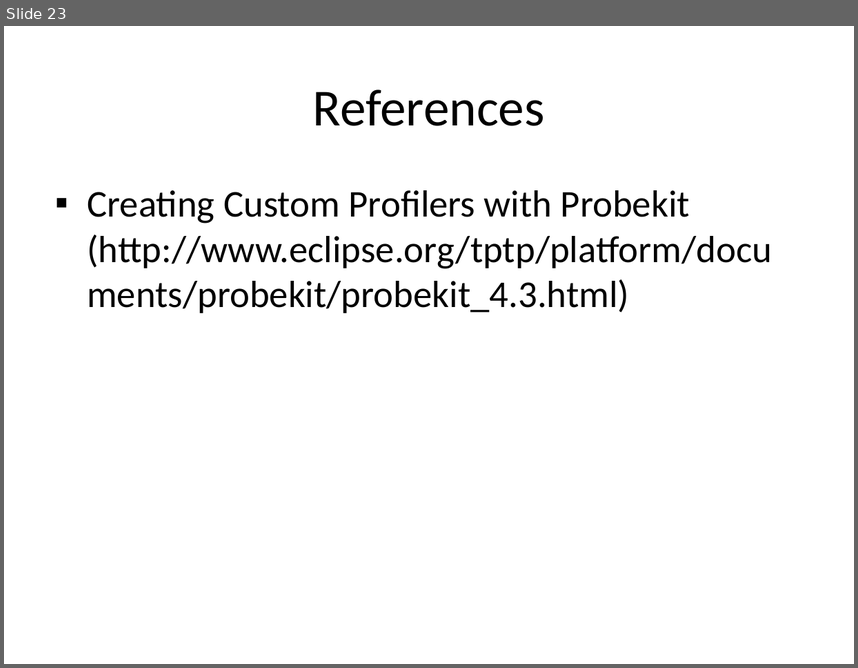
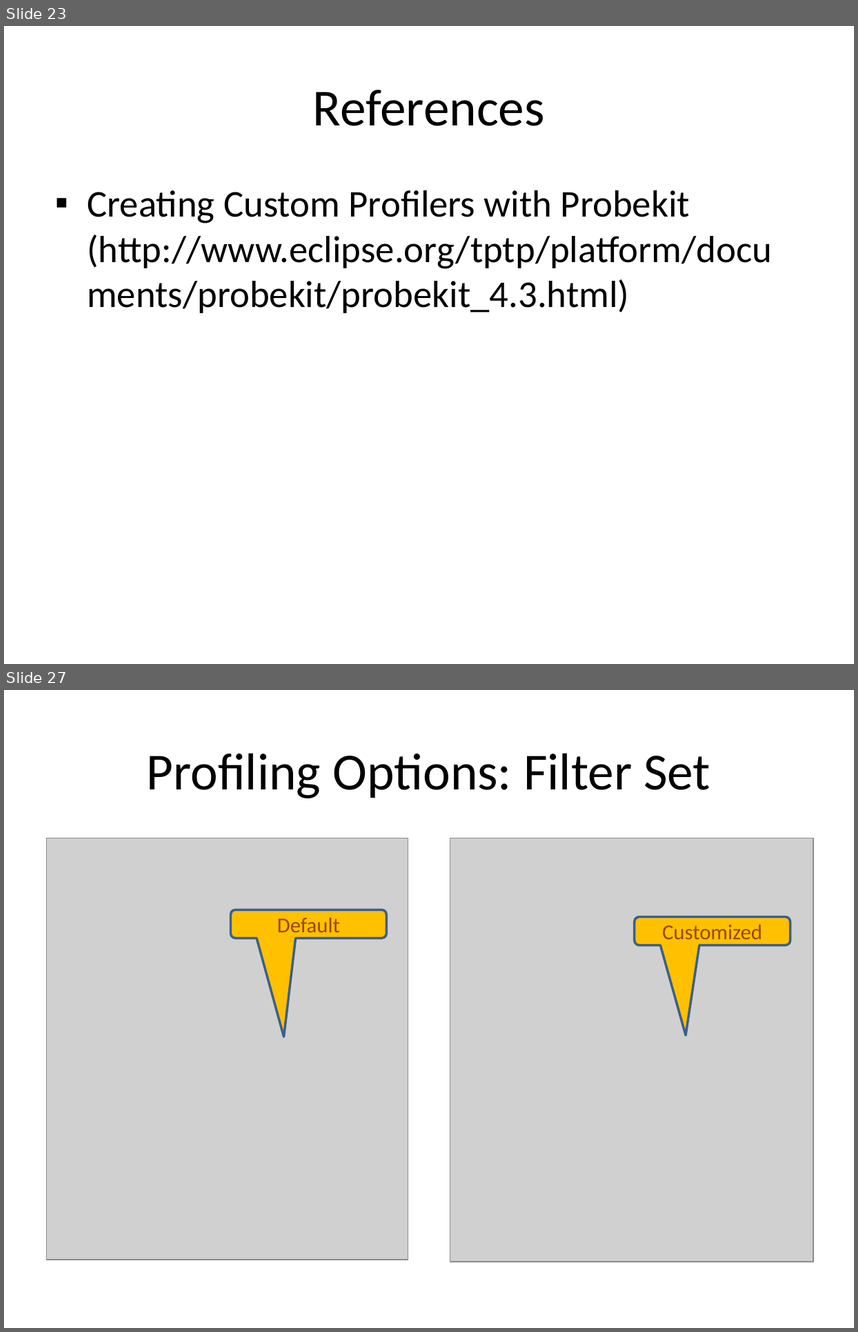
Before and after one commit to wsgan001/asegrp, a slide deck: papers/DRCPA/docs/PerfTest - Profiling via TPTP.pptx. Shown one above the other, each under a label of ours: slide 23 before the commit, slides 23 and 27 after it; the slides between them are not shown. The pictures are 858x668 and 858x1332 pixels, drawn with LibreOffice and Linux fonts; fonts in the diff are those of the drawing; grey boxes stand for pictures. Boxes give left, top, right and bottom in pixels: in the first picture for what was removed or moved away, otherwise in the second. Text is boxed around its words. In the diff, an @@ line names an element or a change of style, - is before the commit and + after.

```diff
--- a/papers/DRCPA/docs/PerfTest - Profiling via TPTP.pptx
+++ b/papers/DRCPA/docs/PerfTest - Profiling via TPTP.pptx
@@ slide 27 added at <box>4,690,854,1328</box>, background #FFFFFF @@
@@ title added at <box>147,753,711,798</box>, 44 pt, text #000000 @@
+Profiling Options: Filter Set
@@ picture added at <box>47,838,408,1259</box> @@
@@ picture added at <box>450,838,813,1261</box> @@
@@ rounded speech box added at <box>231,909,386,938</box>, fill #FFC000, outline #3A5F8C 2 pt, 18 pt, text #984807 @@
+Default
@@ rounded speech box added at <box>635,917,791,945</box>, fill #FFC000, outline #3A5F8C 2 pt, 18 pt, text #984807 @@
+Customized
```
Also in this commit, not shown: 1 slide changed, 6 other slides added.
